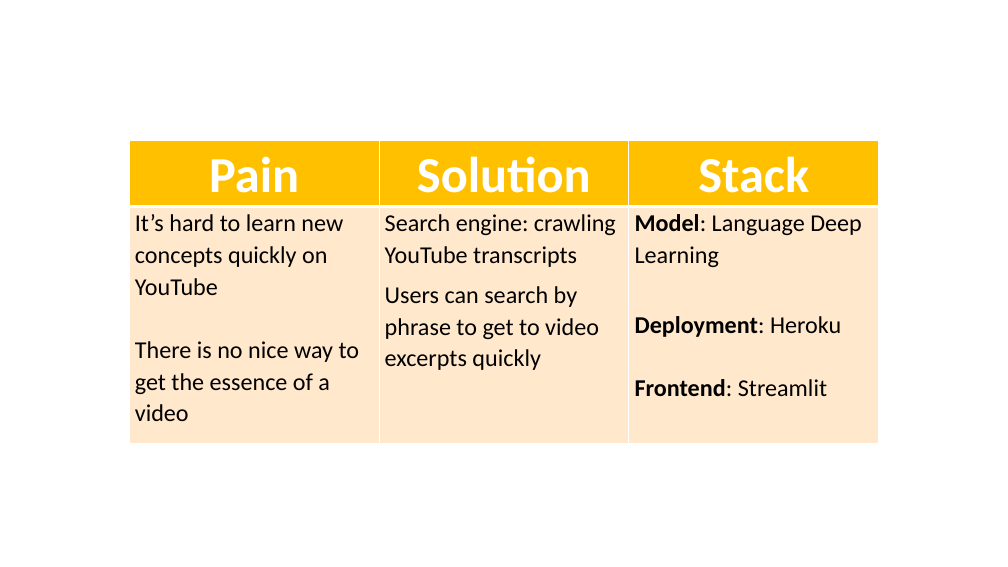
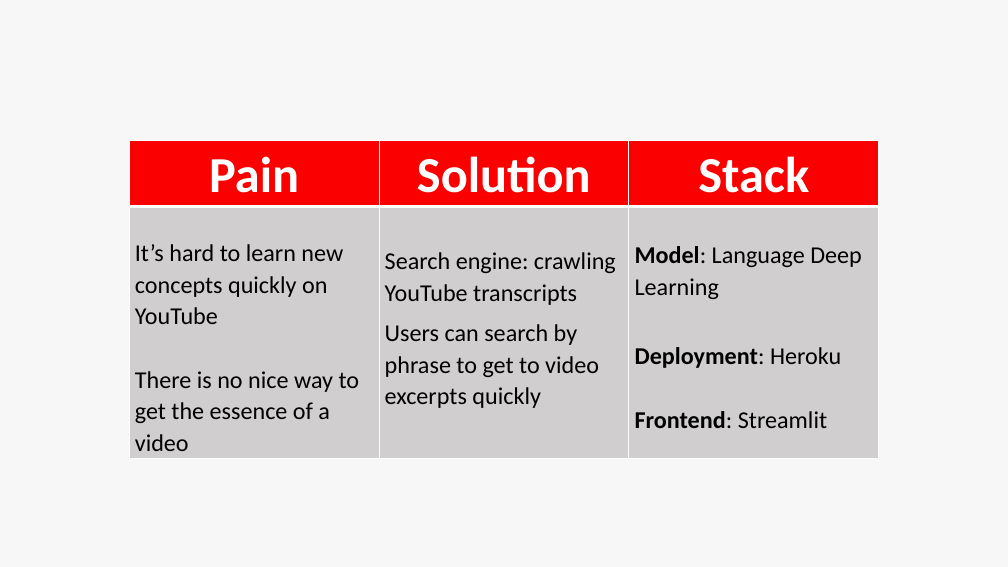
Before and after one commit to moritzgeiger/YouSearcher, a slide deck: slide 4 of notebooks/YouSearcher_pitch.pptx (slide 2 before the commit). Drawn at 1008x567 pixels with LibreOffice and Linux fonts; fonts in the diff are those of the drawing. Boxes give left, top, right and bottom in pixels: in the first picture for what was removed or moved away, otherwise in the second. Text is boxed around its words. In the diff, an @@ line names an element or a change of style, - is before the commit and + after.

```diff
--- a/notebooks/YouSearcher_pitch.pptx
+++ b/notebooks/YouSearcher_pitch.pptx
@@ background #FFFFFF to #AFABAB at 9% opacity @@
@@ table at [129, 141, 878, 455] @@
@@ fill #FFC000 to #FB0000 in row 1 @@
@@ fill #FFE8CC to #D0CECE in row 2 @@
```
Also in this commit, not shown: 1 other slide changed, 2 slides added, 4 other files.
